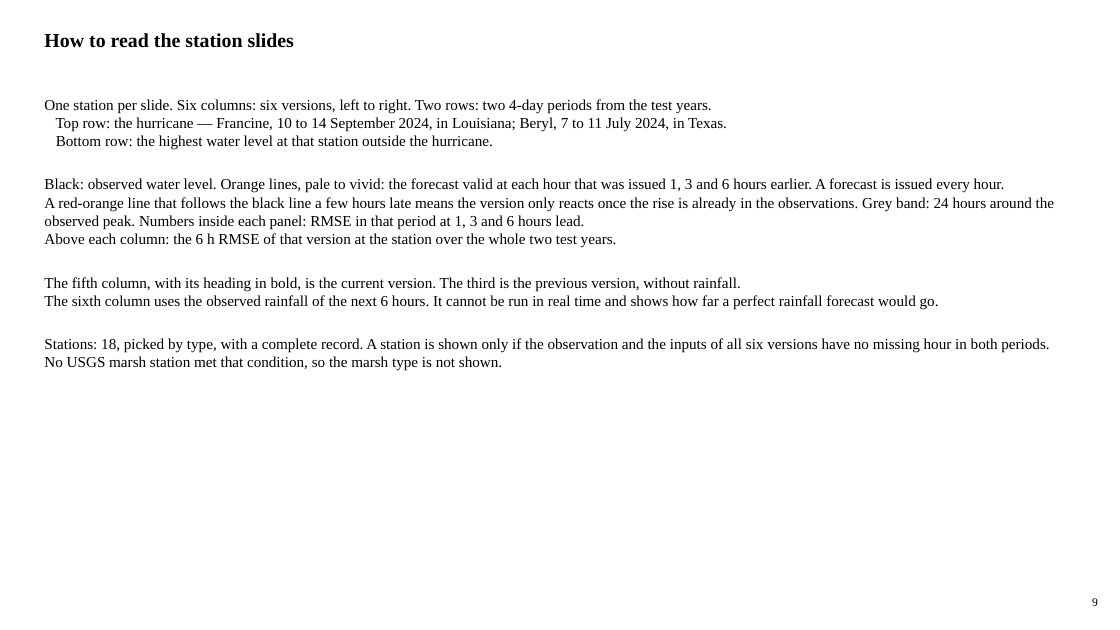
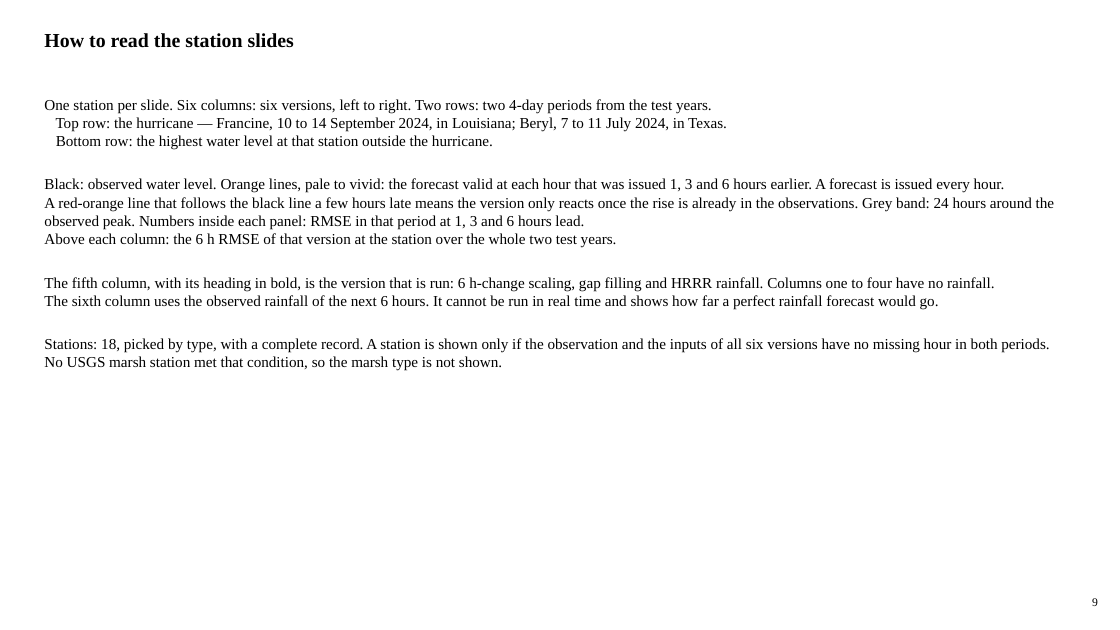
Before and after one commit to LaurenW1997/subdomainLSTM, a slide deck: slide 9 of deliverables/17_versions/version_comparison.pptx. Drawn at 1120x630 pixels with LibreOffice and Linux fonts; fonts in the diff are those of the drawing. Boxes give left, top, right and bottom in pixels: in the first picture for what was removed or moved away, otherwise in the second. Text is boxed around its words. In the diff, an @@ line names an element or a change of style, - is before the commit and + after.

```diff
--- a/deliverables/17_versions/version_comparison.pptx
+++ b/deliverables/17_versions/version_comparison.pptx
@@ text at [44,277,994,291]: text changed @@
-The fifth column, with its heading in bold, is the current version. The third is the previous version, without rainfall.
+The fifth column, with its heading in bold, is the version that is run: 6 h-change scaling, gap filling and HRRR rainfall. Columns one to four have no rainfall.
```
Also in this commit, not shown: 12 other slides changed, 34 other files.
